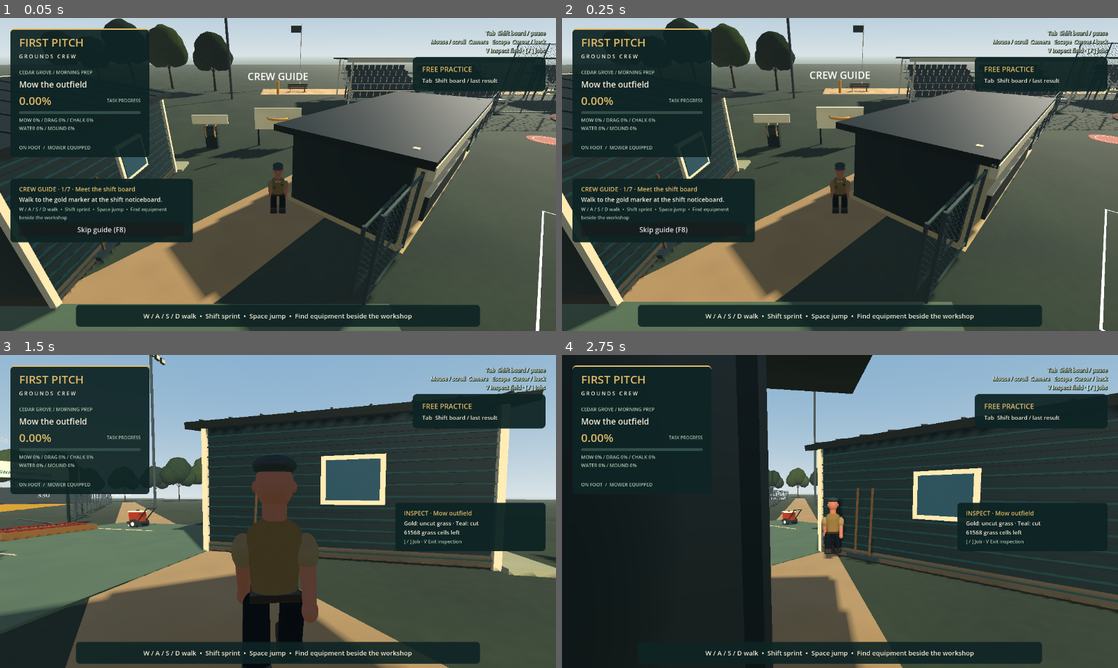
Above: before the commit, frames 1-4 (two rows, left to right).
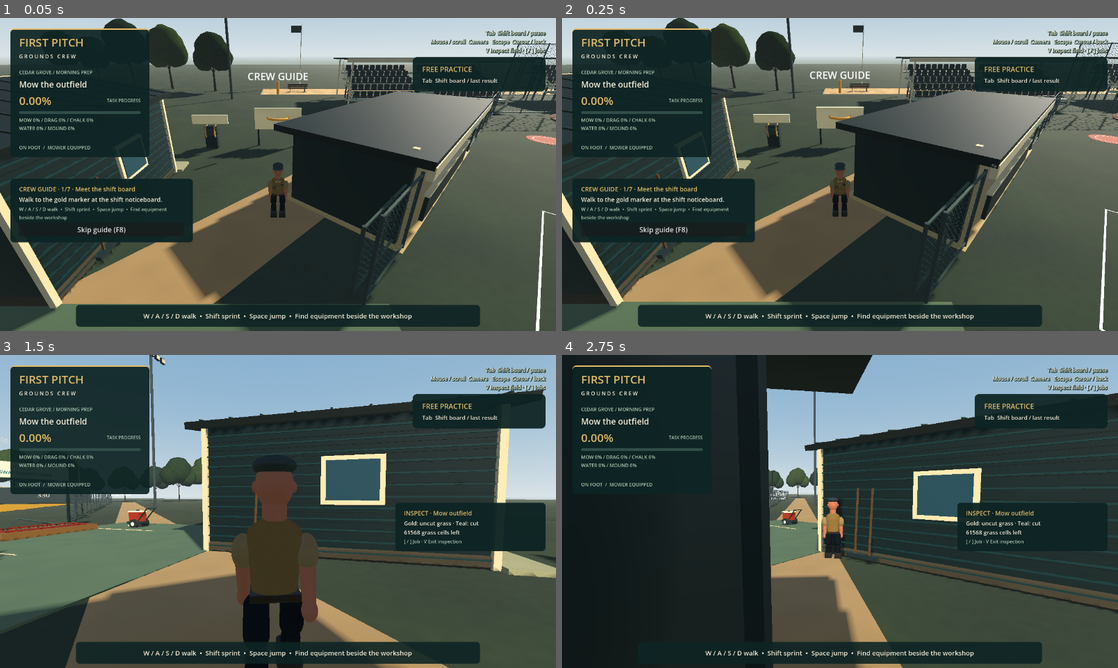
Above: after the commit, the same moments.

Repository: gutiefive/firstpitch
Game: Godot game, scene res://scenes/main/main.tscn
Two runs of this game, one before a commit and one after it. Both use one fixed random seed, a clock stepped at 60 frames per second and the inputs below.
Inputs (mouse positions are in pixels of both pictures, inside the frame that each line leads up to):
- Up to frame 1 (0.05 s): no input
- Up to frame 2 (0.25 s): no input
- Up to frame 3 (1.5 s): click "Skip guide (F8)" at 0.5 s; tap Enter (ui_accept) at 1.25 s; move the mouse to (305, 511) at 1.27 s; hold W (forward) from 1.28 s (still down); hold V (inspect_field) from 1.28 s (still down); click (305, 511) at 1.42 s
- Up to frame 4 (2.75 s): keep holding W (forward); tap Enter (ui_accept) at 1.52, 2.27 s; move the mouse to (812, 511) at 2.02 s; release V (inspect_field) at 2.03 s; tap E (interact) at 2.1 s

The runs differ from the first frame. In frame 1, 0.1% of the frame differs, in the area x 48-100%, y 14-64%; in frame 2, 0.1%; in frame 3, 0.2%, in the area x 41-58%, y 62-100%; in frame 4, 0.1%.

Commit message:
art: refine seating concessions and crew movement

Diff:
--- a/scripts/environment/park_props.gd
+++ b/scripts/environment/park_props.gd
@@ -117,8 +117,8 @@
    backs.append(Vector3(x,y+0.48,z+0.15))
   for x in [-8.7,8.7]:
    G.box(root,Vector3(x,y+0.6,z),Vector3(0.07,1.2,0.07),CREAM)
- G.box_instances(root,seats,Vector3(0.62,0.15,0.57),TEAL,"SeatCushions")
- G.box_instances(root,backs,Vector3(0.62,0.6,0.1),TEAL,"SeatBacks")
+ G.seat_instances(root,seats,Vector3(0.62,0.15,0.57),TEAL,"SeatCushions")
+ G.seat_instances(root,backs,Vector3(0.62,0.6,0.08),TEAL,"SeatBacks",true)
  for side_x in [-8.7,8.7]:
   G.beam(root,Vector3(side_x,1.25,0),Vector3(side_x,3.85,5),0.09,CREAM)
  G.box(root,Vector3(0,4.8,2.5),Vector3(19.5,0.18,7.2),Color("4b6e66"))
--- a/scripts/gameplay/club_stadium.gd
+++ b/scripts/gameplay/club_stadium.gd
@@ -73,8 +73,16 @@
    seats.append(p)
    backs.append(p+Vector3(0,0.28,0.27))
    world_seats.append(p+position)
- G.box_instances(root,seats,Vector3(0.43,0.12,0.46),Color("28585a"),"Seats")
- G.box_instances(root,backs,Vector3(0.43,0.42,0.08),Color("28585a"),"SeatBacks")
+ G.seat_instances(root,seats,Vector3(0.43,0.12,0.46),Color("28585a"),"Seats")
+ G.seat_instances(root,backs,Vector3(0.43,0.42,0.065),Color("28585a"),"SeatBacks",true)
+ # Side rails and tread nosings frame the existing platforms and seat count.
+ for side in [-1,1]:
+  var x: float = side*5.35
+  G.tube(root,Vector3(x,1.52,-0.4),Vector3(x,2.65,2.5),0.035,Color("89918b"))
+  for row in range(3):
+   var y: float = 0.55+row*0.55
+   G.tube(root,Vector3(x,y,row*1.1),Vector3(x,y+0.98,row*1.1),0.025,Color("89918b"))
+   G.box(root,Vector3(side*5.03,y-0.035,row*1.1-0.53),Vector3(0.65,0.025,0.055),Color("c1b38e"))
  if covered:
   var roof := G.soft_box(root,Vector3(0,4.2,1.1),Vector3(11.8,0.10,4.4),Color("46574e"))
   roof.rotation.x = -0.08
@@ -92,8 +100,9 @@
  var palette := [Color("a28f68"),Color("50644e"),Color("936b58"),Color("526873")]
  for color in range(4):
   var bodies := PackedVector3Array()
-  for i in range(color,count,4):
-   bodies.append(seats[i]+Vector3(0,0.27,0))
+  for i in range(count):
+   if posmod(i*17+int(i/8)*7,4) == color:
+    bodies.append(seats[i]+Vector3(0,0.27,0))
   if not bodies.is_empty():
    var fans := G.box_instances(structures,bodies,Vector3(0.30,0.42,0.25),palette[color],"Supporters")
    var body_mesh := CapsuleMesh.new()
@@ -106,9 +115,41 @@
    fans.cast_shadow = GeometryInstance3D.SHADOW_CASTING_SETTING_OFF
  if count == 0:
   return
+ var detail := Node3D.new()
+ detail.name = "CrowdDetails"
+ structures.add_child(detail)
+ var eyes := PackedVector3Array()
+ var hair := PackedVector3Array()
+ var noses := PackedVector3Array()
+ var legs := PackedVector3Array()
+ for i in range(count):
+  var head := seats[i]+Vector3(0,0.59,0)
+  for side in [-1,1]:
+   eyes.append(head+Vector3(side*0.032,0.01,-0.091))
+   legs.append(seats[i]+Vector3(side*0.075,-0.02,-0.15))
+  hair.append(head+Vector3(0,0.085,0.018))
+  noses.append(head+Vector3(0,-0.015,-0.098))
+ G.box_instances(detail,eyes,Vector3(0.014,0.014,0.012),Color("30352f"),"Eyes")
+ var hair_batch := G.box_instances(detail,hair,Vector3.ONE,Color("514a3c"),"Hair")
+ var hair_mesh := SphereMesh.new()
+ hair_mesh.radius = 0.103
+ hair_mesh.height = 0.08
+ hair_mesh.radial_segments = 12
+ hair_mesh.rings = 6
+ hair_batch.multimesh.mesh = hair_mesh
+ hair_batch.material_override = G.material(Color("514a3c"))
+ G.seat_instances(detail,noses,Vector3(0.025,0.035,0.03),Color("bd9279"),"Noses")
+ var leg_batch := G.box_instances(detail,legs,Vector3.ONE,Color("414b50"),"SeatedLegs")
+ var leg_mesh := CapsuleMesh.new()
+ leg_mesh.radius = 0.047
+ leg_mesh.height = 0.27
+ leg_mesh.radial_segments = 12
+ leg_mesh.rings = 4
+ leg_batch.multimesh.mesh = leg_mesh
+ leg_batch.material_override = G.surface_material(Color("414b50"),3)
  var mesh := SphereMesh.new()
- mesh.radius = 0.13
- mesh.height = 0.26
+ mesh.radius = 0.095
+ mesh.height = 0.21
  mesh.radial_segments = 16
  mesh.rings = 8
  var instances := MultiMesh.new()
@@ -116,7 +157,7 @@
  instances.mesh = mesh
  instances.instance_count = count
  for i in range(count):
-  instances.set_instance_transform(i,Transform3D(Basis.IDENTITY,seats[i]+Vector3(0,0.62,0)))
+  instances.set_instance_transform(i,Transform3D(Basis.IDENTITY,seats[i]+Vector3(0,0.59,0)))
  var heads := MultiMeshInstance3D.new()
  heads.name = "SupporterHeads"
  heads.multimesh = instances
@@ -133,12 +174,13 @@
  G.cladding(root,5,2.6,3,Color("805d49"))
  var roof := G.soft_box(root,Vector3(0,2.95,0),Vector3(5.7,0.13,3.6),Color("4b534b"))
  roof.rotation.x = -0.08
- G.box(root,Vector3(0,1.65,-1.53),Vector3(3.6,0.9,0.08),Color("d0c9b6"))
+ serving_window(root,3.6,1.65,-1.60)
+ G.timber(root,Vector3(0,1.15,-1.86),Vector3(4.1,0.10,0.65),Color("aa9473"))
  for i in range(10):
   var awning := G.box(root,Vector3(-2.7+i*0.6,2.72,-1.9),Vector3(0.6,0.045,1.8),Color("bdb49b") if i%2 == 0 else Color("52695f"))
   awning.rotation.x = 0.15
  G.box(root,Vector3(0,2.49,-2.78),Vector3(6,0.16,0.045),Color("52695f"))
- var label := G.label(root,"OWLS SNACK SHACK\nHOT DOGS · LEMONADE",Vector3(0,2.25,-1.60),32)
+ var label := G.label(root,"OWLS SNACK SHACK",Vector3(0,2.34,-1.74),32)
  label.rotation.y = PI
  label.pixel_size = 0.006
  label.modulate = Color("28585a")
@@ -153,7 +195,7 @@
  G.cladding(root,6,2.8,3.5,Color("354b49"))
  var roof := G.soft_box(root,Vector3(0,3.1,0),Vector3(6.6,0.12,4),Color("4b534b"))
  roof.rotation.x = -0.08
- G.box(root,Vector3(0,1.8,-1.8),Vector3(4.8,1,0.12),Color("172b30"))
+ serving_window(root,4.8,1.8,-1.88)
  G.box(root,Vector3(0,1.2,-2.05),Vector3(5.2,0.16,0.75),Color("d0c9b6"),true)
  for i in range(12):
   var awning := G.box(root,Vector3(-3.3+i*0.6,2.95,-2.3),Vector3(0.6,0.045,2.1),Color("b5a783") if i%2 else Color("8c6653"))
@@ -164,7 +206,7 @@
  lettering.rotation.y = PI
  lettering.pixel_size = 0.003
  G.box(root,Vector3(1.8,3.6,0.6),Vector3(0.65,1.2,0.65),Color("526569"))
- var sign := G.label(root,"OWLS GRILL\nBURGERS · FRIES",Vector3(0,2.45,-1.88),36)
+ var sign := G.label(root,"OWLS GRILL",Vector3(0,2.54,-1.97),36)
  sign.rotation.y = PI
  sign.pixel_size = 0.007
  sign.modulate = Color("bca977")
@@ -197,3 +239,25 @@
   display.position.x = 2.1
   display.pixel_size = 0.015
  G.box(root,Vector3(0,14.2,0),Vector3(24,0.2,1.2),Color("28585a"))
+
+func serving_window(root: Node3D,width: float,y: float,z: float) -> void:
+ # Shallow display recess: trim, shelf, equipment and menu, all visual only.
+ G.soft_box(root,Vector3(0,y,z),Vector3(width+0.18,1.10,0.12),Color("c0b59a"))
+ G.box(root,Vector3(0,y,z-0.075),Vector3(width,0.92,0.045),Color("4c4435"))
+ G.timber(root,Vector3(0,y-0.28,z-0.13),Vector3(width-0.15,0.065,0.22),Color("8c7759"))
+ for side in [-1,1]:
+  G.box(root,Vector3(side*width*0.5,y,z-0.13),Vector3(0.055,1.03,0.08),Color("d0c9b6"))
+ for i in range(5):
+  G.cylinder(root,Vector3(-width*0.29+i*0.17,y-0.14,z-0.18),0.045,0.22,Color("ccbba0"))
+ var till := G.soft_box(root,Vector3(width*0.24,y-0.12,z-0.19),Vector3(0.32,0.20,0.19),Color("53615c"))
+ G.soft_box(till,Vector3(0,0.13,0),Vector3(0.26,0.12,0.04),Color("263c38"))
+ var menu := G.soft_box(root,Vector3(-width*0.34,y+0.12,z-0.14),Vector3(0.65,0.55,0.035),Color("2b3932"))
+ var words := G.label(menu,"FRESH DAILY\nLOCAL FAVORITES",Vector3(0,0,-0.025),22)
+ words.rotation.y = PI
+ words.pixel_size = 0.002
+ var lamp := G.soft_box(root,Vector3(0,y+0.43,z-0.16),Vector3(width*0.65,0.035,0.04),Color("ead7af"))
+ var glow := G.material(Color("ead7af")).duplicate() as StandardMaterial3D
+ glow.emission_enabled = true
+ glow.emission = Color("b79a68").srgb_to_linear()
+ glow.emission_energy_multiplier = 0.45
+ lamp.material_override = glow
--- a/scripts/gameplay/geometry.gd
+++ b/scripts/gameplay/geometry.gd
@@ -282,3 +282,40 @@
  node.position = pos
  parent.add_child(node)
  return node
+
+static var seat_cache: Dictionary = {}
+static func seat_instances(parent: Node3D,positions: PackedVector3Array,size: Vector3,color: Color,title: String,back: bool = false) -> MultiMeshInstance3D:
+ var node := box_instances(parent,positions,size,color,title)
+ if not back:
+  node.multimesh.mesh = bevel_mesh(size)
+ else:
+  if not seat_cache.has(size):
+   var surface := SurfaceTool.new()
+   surface.begin(Mesh.PRIMITIVE_TRIANGLES)
+   for side in [-1,1]:
+    for row in range(4):
+     for column in range(10):
+      var points := []
+      for pair in [Vector2(0,0),Vector2(1,0),Vector2(1,1),Vector2(0,1)]:
+       var u: float = (column+pair.x)/10-0.5
+       var v: float = (row+pair.y)/4-0.5
+       var taper := 1-0.13*smoothstep(0.2,0.5,v)
+       points.append(Vector3(u*size.x*taper,v*size.y,size.z*side*0.5+0.035*(1-4*u*u)+v*0.10))
+      mesh_face(surface,points,Vector3(0,-0.23,side).normalized())
+   # Caps close the molded shell around its perimeter.
+   for edge in range(4):
+    var points := []
+    for pair in [Vector2(0,-1),Vector2(1,-1),Vector2(1,1),Vector2(0,1)]:
+     var u: float = pair.x-0.5 if edge < 2 else (-0.5 if edge == 2 else 0.5)
+     var v: float = (-0.5 if edge == 0 else 0.5) if edge < 2 else pair.x-0.5
+     var taper := 1-0.13*smoothstep(0.2,0.5,v)
+     points.append(Vector3(u*size.x*taper,v*size.y,size.z*pair.y*0.5+0.035*(1-4*u*u)+v*0.10))
+    mesh_face(surface,points,Vector3(0,-1 if edge == 0 else 1,0) if edge < 2 else Vector3(-1 if edge == 2 else 1,0,0))
+   seat_cache[size] = surface.commit()
+  node.multimesh.mesh = seat_cache[size]
+ node.material_override = surface_material(color)
+ return node
+static func tube(parent: Node3D,from: Vector3,to: Vector3,radius: float,color: Color) -> MeshInstance3D:
+ var node := cylinder(parent,(from+to)*0.5,radius,from.distance_to(to),color)
+ node.quaternion = Quaternion(Vector3.UP,(to-from).normalized())
+ return node
--- a/scripts/player/crew_visual.gd
+++ b/scripts/player/crew_visual.gd
@@ -8,6 +8,7 @@
 var tamp_lift := 0.0
 var limbs: Array[Node3D] = []
 var phase := 0.0
+var knees: Array[Node3D] = []
 
 func _ready() -> void:
  var shirt := Color("a99a77")
@@ -22,6 +23,9 @@
  G.soft_box(self,Vector3(0.12,body_y+0.02,-0.17),Vector3(0.10,0.11,0.018),Color("8e8164"))
  G.box(self,Vector3(-0.13,body_y+0.13,-0.19),Vector3(0.07,0.05,0.04),Color("2c625b"))
  G.soft_box(self,Vector3(0,body_y-0.3,0),Vector3(0.40,0.06,0.29),Color("614c37"))
+ G.soft_box(self,Vector3(0,body_y-0.3,-0.153),Vector3(0.065,0.045,0.012),Color("a99f84"))
+ for button in range(3):
+  G.sphere(self,Vector3(0,body_y+0.10-button*0.12,-0.17),Vector3.ONE*0.016,Color("d0c9b6"))
  var head_y := body_y+0.57
  G.cylinder(self,Vector3(0,head_y-0.2,0),0.1,0.16,skin)
  G.sphere(self,Vector3(0,head_y,0),Vector3(0.31,0.39,0.32),skin)
@@ -48,8 +52,18 @@
   var leg := Node3D.new()
   leg.position = Vector3(side*0.15,body_y-0.32,0)
   add_child(leg)
-  G.capsule(leg,Vector3(0,-0.27,0),0.108,0.62,pants)
-  G.soft_box(leg,Vector3(0,-0.58,-0.06),Vector3(0.23,0.17,0.35),Color("594c3d"))
+  G.capsule(leg,Vector3(0,-0.19,0),0.105,0.43,pants)
+  var knee := Node3D.new()
+  knee.position.y = -0.39
+  leg.add_child(knee)
+  G.capsule(knee,Vector3(0,-0.14,0),0.088,0.33,pants)
+  var boot := G.soft_box(knee,Vector3(0,-0.33,-0.05),Vector3(0.22,0.17,0.34),Color("594c3d"))
+  G.soft_box(boot,Vector3(0,-0.075,0),Vector3(0.225,0.035,0.35),Color("30332d"))
+  for lace in range(3):
+   G.soft_box(boot,Vector3(0,0.08,-0.015-lace*0.04),Vector3(0.12,0.012,0.012),Color("988775"))
+  knees.append(knee)
+  if seated_pose:
+   knee.rotation.x = -1.1
   if seated_pose:
    leg.rotation.x = 0.8
   limbs.append(leg)
@@ -57,7 +71,10 @@
 func animate_walk(speed: float,delta: float) -> void:
  if seated_pose:
   return
- phase += speed*delta*2.6
+ phase += speed*delta*2.2
+ for i in range(knees.size()):
+  var bend := -maxf(0,sin(phase+i*PI))*0.60*clampf(speed/4.5,0,1)
+  knees[i].rotation.x = lerpf(knees[i].rotation.x,bend,1-exp(-14*delta))
  var strength := clampf(speed/4.5,0,1)
  for i in range(limbs.size()):
   if tamping_pose and i in [0,2]:
--- a/scripts/vehicles/mower_visual.gd
+++ b/scripts/vehicles/mower_visual.gd
@@ -18,12 +18,19 @@
  for i in range(7):
   G.soft_box(self,Vector3(-0.33+i*0.11,0.85,-1.17),Vector3(0.035,0.34,0.025),Color("75867b"))
  for x in [-0.44,0.44]:
-  G.soft_box(self,Vector3(x,1.01,-1.145),Vector3(0.16,0.1,0.06),Color("d2ccb5"))
+  var lamp := G.soft_box(self,Vector3(x,1.01,-1.16),Vector3(0.16,0.1,0.06),Color("d2ccb5"))
+  var glass := G.material(Color("c3c8bd")).duplicate() as StandardMaterial3D
+  glass.roughness = 0.22
+  lamp.material_override = glass
+  for rib in range(3):
+   G.soft_box(lamp,Vector3(-0.045+rib*0.045,0,-0.032),Vector3(0.009,0.08,0.006),Color("9caa9d"))
   G.soft_box(self,Vector3(x,0.74,0.58),Vector3(0.3,0.12,1.1),YELLOW)
   G.soft_box(self,Vector3(x*1.45,0.45,0),Vector3(0.28,0.1,0.65),DARK)
  for side in [-1,1]:
   G.soft_box(self,Vector3(side*0.54,0.9,0.6),Vector3(0.3,0.15,0.94),YELLOW)
   G.soft_box(self,Vector3(side*0.548,0.83,-0.55),Vector3(0.025,0.07,0.8),Color("f3dc91"))
+  for vent in range(5):
+   G.soft_box(self,Vector3(side*0.535,0.75,-0.82+vent*0.105),Vector3(0.018,0.17,0.025),DARK)
   var badge := G.label(self,"CG • 24",Vector3(side*0.565,0.9,-0.55),32)
   badge.pixel_size = 0.0018
   badge.rotation.y = side*PI/2
--- a/tools/capture_art_review.gd
+++ b/tools/capture_art_review.gd
@@ -44,6 +44,11 @@
  g.player.global_position = Vector3(28,0.05,-17)
  crew.rotation.y = 0.5
  await capture(camera,Vector3(25,1.7,-21),Vector3(28,0.95,-17),"crew")
+ g.player.set_physics_process(false)
+ (crew as CrewVisual).animate_walk(4.5,0.18)
+ await capture(camera,Vector3(25,1.7,-21),Vector3(28,0.95,-17),"walking")
+ (crew as CrewVisual).animate_walk(0,1)
+ g.player.set_physics_process(true)
  g.club.join()
  var c: CareerProfile = g.shift.career
  for i in range(15):
@@ -52,6 +57,7 @@
  for id in ["bleachers","snack_shack","grandstand","grill_stand","scoreboard","video_board"]:
   g.club.build(id)
  await capture(camera,Vector3(-43,16,37),Vector3(-3,1,12),"stadium")
+ await capture(camera,Vector3(-7,2.2,7.5),Vector3(-7,1.4,11),"seating")
  await capture(camera,Vector3(-32,2.1,11),Vector3(-32,1.5,20),"concession")
  DirAccess.remove_absolute(g.career_save_path)
  g.queue_free()
Binary file added: docs/screenshots/refined-concession.png
Not shown, added: docs/screenshots/refined-concession.png.import
Binary file added: docs/screenshots/refined-seating.png
Not shown, added: docs/screenshots/refined-seating.png.import
Binary file added: docs/screenshots/refined-walking.png
Not shown, added: docs/screenshots/refined-walking.png.import
Not shown, changed: docs/ART_REVIEW.md
Not shown, changed: docs/LEARNING_NOTES.md
Not shown, changed: docs/ROADMAP.md
Not shown, changed: docs/VERIFICATION.md
